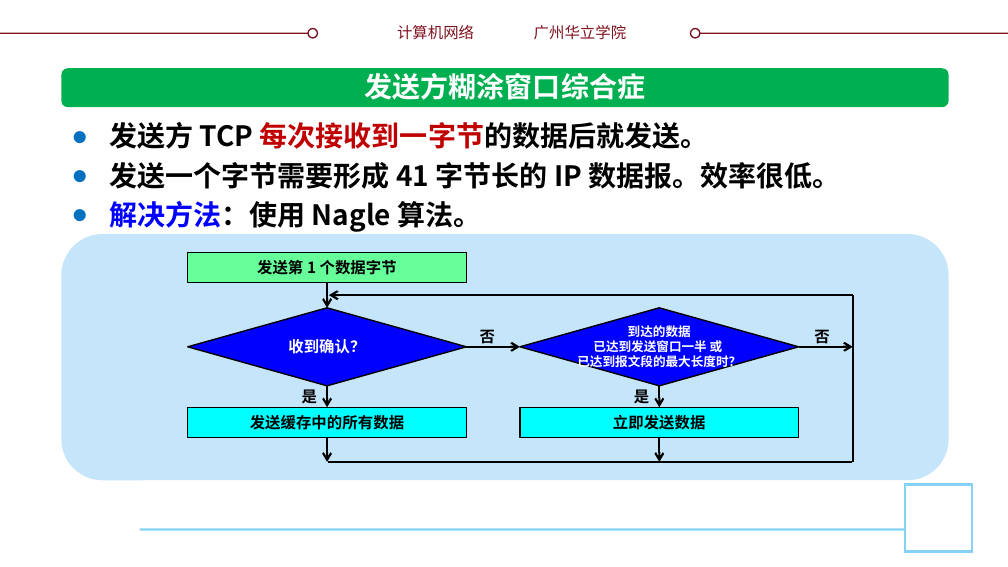
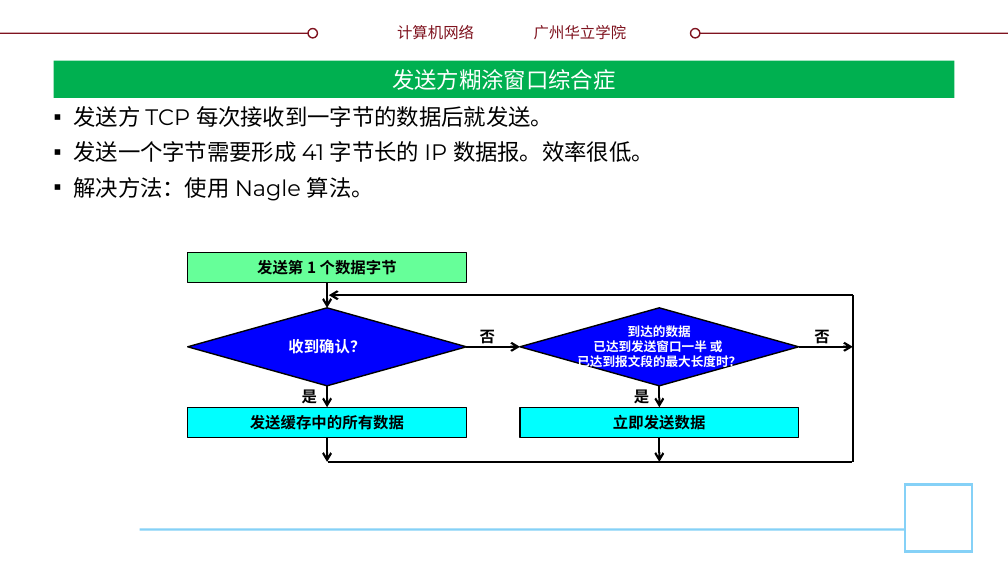
Before and after one commit to glplaman/glplaman.github.io, a slide deck: slide 127 of network/ppt/chap5.pptx. Drawn at 1008x567 pixels with LibreOffice and Linux fonts; fonts in the diff are those of the drawing; background and template pictures are left out. Boxes give left, top, right and bottom in pixels: in the first picture for what was removed or moved away, otherwise in the second. Text is boxed around its words. In the diff, an @@ line names an element or a change of style, - is before the commit and + after.

```diff
--- a/network/ppt/chap5.pptx
+++ b/network/ppt/chap5.pptx
@@ title "发送方糊涂窗口综合症": place and size @@
-title "发送方糊涂窗口综合症" at box(365, 73, 645, 100)
+title "发送方糊涂窗口综合症" at box(53, 60, 955, 98)
@@ title "发送方糊涂窗口综合症" at box(53, 60, 955, 98): size 20 to 16 pt, font Noto Sans CJK SC to Montserrat, bold off; vertical alignment top to middle; fill none to #00B050 @@
@@ rounded rectangle removed at box(61, 69, 949, 108) @@
@@ text "发送方 TCP 每次接收到一字节的数据后就发送。": place and size @@
-text "发送方 TCP 每次接收到一字节的数据后就发送。" at box(109, 122, 840, 232)
+text "发送方 TCP 每次接收到一字节的数据后就发送。" at box(73, 106, 654, 201)
@@ text "发送方 TCP 每次接收到一字节的数据后就发送。" at box(73, 106, 654, 201): size 20 to 16 pt, font Noto Sans CJK SC to Montserrat, bold off; text colour #C00000 to #000000 in "每次接收到一字节的数据后就发送。"; text colour #0000FF to #000000 in "解决方法：使用"; alignment left to justified; bullet ● to ▪; line spacing 28pt to 1; more space between paragraphs @@
@@ rounded rectangle removed at box(61, 234, 949, 480) @@
```
Also in this commit, not shown: 11 other slides changed, 3 other files.
